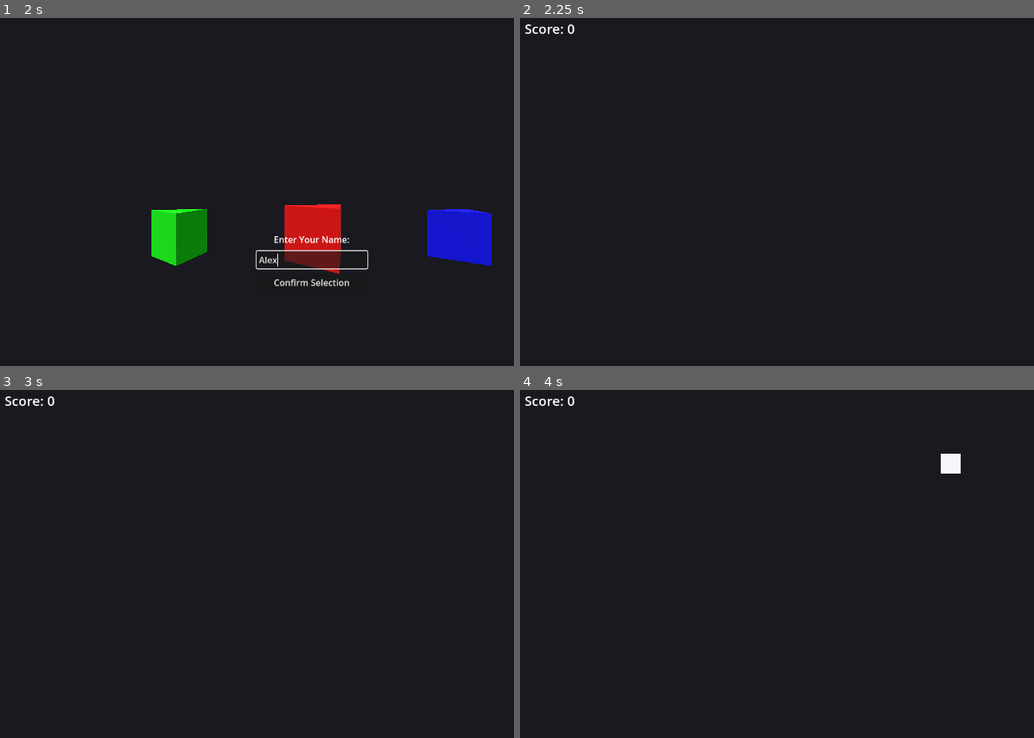
Above: before the commit, frames 1-4 (two rows, left to right).
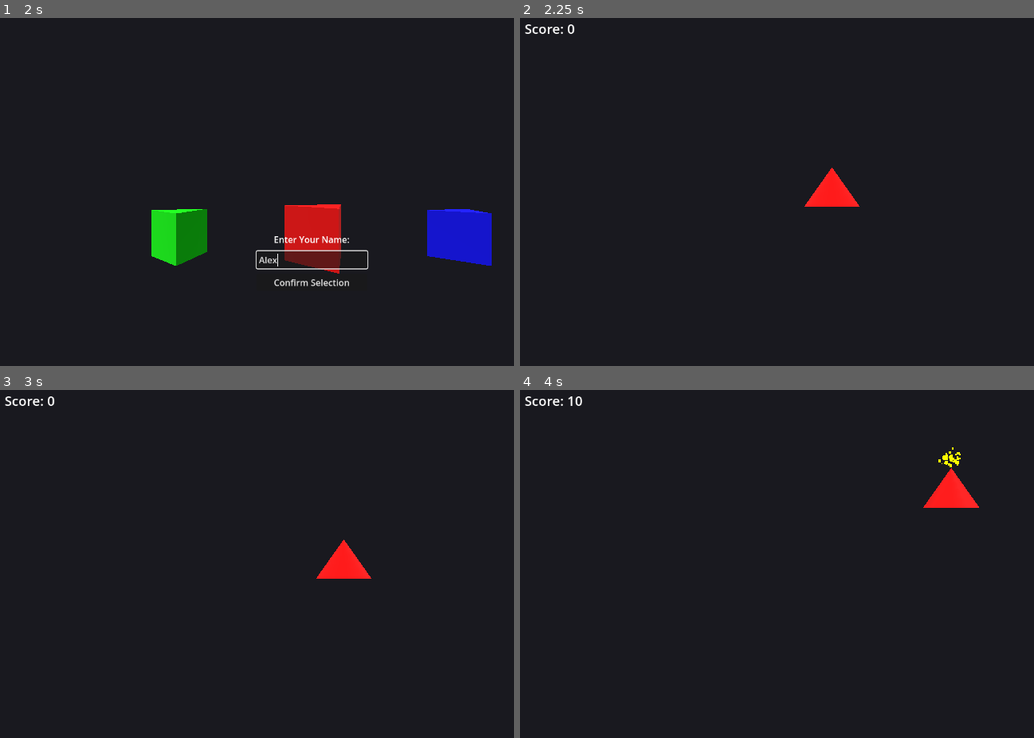
Above: after the commit, the same moments.

Repository: pedromirbr/Shootemup
Game: Godot game, scene res://MainMenu.tscn
Two runs of this game, one before a commit and one after it. Both use one fixed random seed, a clock stepped at 60 frames per second and the inputs below.
Inputs (mouse positions are in pixels of both pictures, inside the frame that each line leads up to):
- Up to frame 1 (2 s): click "Start" at 0.5 s; click (313, 258) at 1.27 s; type "Alex" at 1.35 s
- Up to frame 2 (2.25 s): click "Confirm Selection" at 2 s
- Up to frame 3 (3 s): tap Enter (ui_accept) at 2.75 s; move the mouse to (452, 539) at 2.77 s; hold Right (ui_right) from 2.78 s (still down); click (452, 539) at 2.92 s
- Up to frame 4 (4 s): tap Enter (ui_accept) at 3.02, 3.77 s; move the mouse to (705, 577) at 3.52 s; release Right (ui_right) at 3.53 s; hold Down (ui_down) from 3.53 s (still down)

Frame 1 is identical in both runs. In frame 2, 0.6% of the frame differs, in the area x 55-67%, y 43-55%; in frame 3, 0.6%; in frame 4, 0.9%, in the area x 9-90%, y 1-34%.
Error before the commit: Cannot call method 'instantiate' on a null value. (res://Game.gd:11)

Commit message:
Fix(Compatibility): Update project for Godot 4 compatibility
This commit addresses several issues that arose from migrating the project from Godot 3.x to Godot 4.x, which caused the game to crash after the ship selection screen.

The following changes were made:

1.  **`ShipSelection.gd`**: Replaced the non-existent `empty()` string method with the correct `is_empty()` method to prevent a crash when confirming the player's name.

2.  **`Player.tscn`**: Replaced the obsolete `PyramidMesh` and `ConeMesh` resources with `CylinderMesh`, configured to create a pyramid shape. This resolves the "Cannot get class" error.

3.  **`Explosion.tscn`**:
    *   Removed an invalid comment from a material property that was causing a scene parsing error.
    *   Moved the material assignment from the `QuadMesh` sub-resource to the `material_override` property of the `GPUParticles3D` node, following Godot 4 best practices.

Diff:
--- a/Player.tscn
+++ b/Player.tscn
@@ -2,7 +2,7 @@
 
 [ext_resource type="Script" path="res://Player.gd" id="1_player_script"]
 
-[sub_resource type="ConeMesh" id="Mesh_Player_Pyramid"]
+[sub_resource type="CylinderMesh" id="Mesh_Player_Pyramid"]
 top_radius = 0.0
 bottom_radius = 1.414
 height = 2.0
